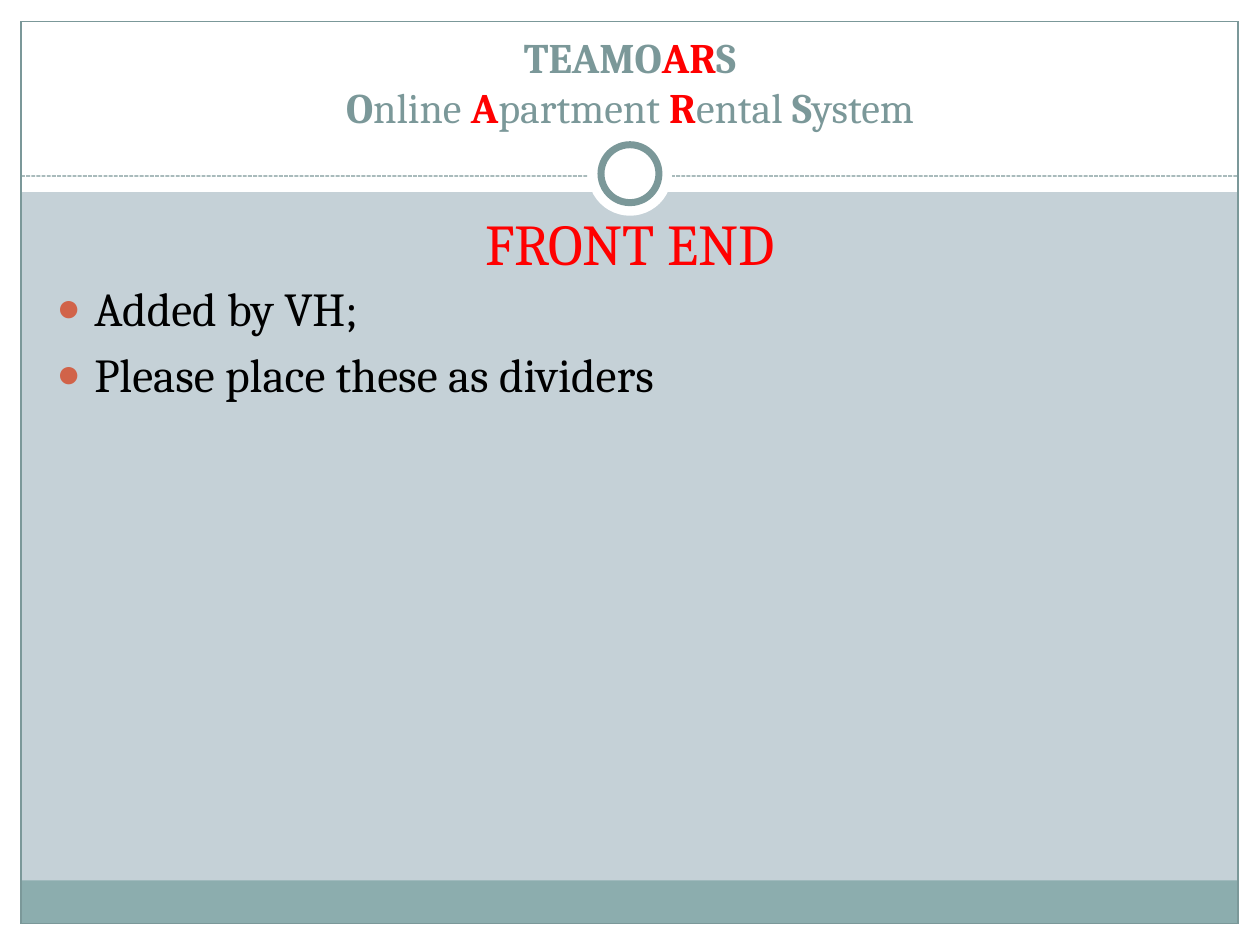
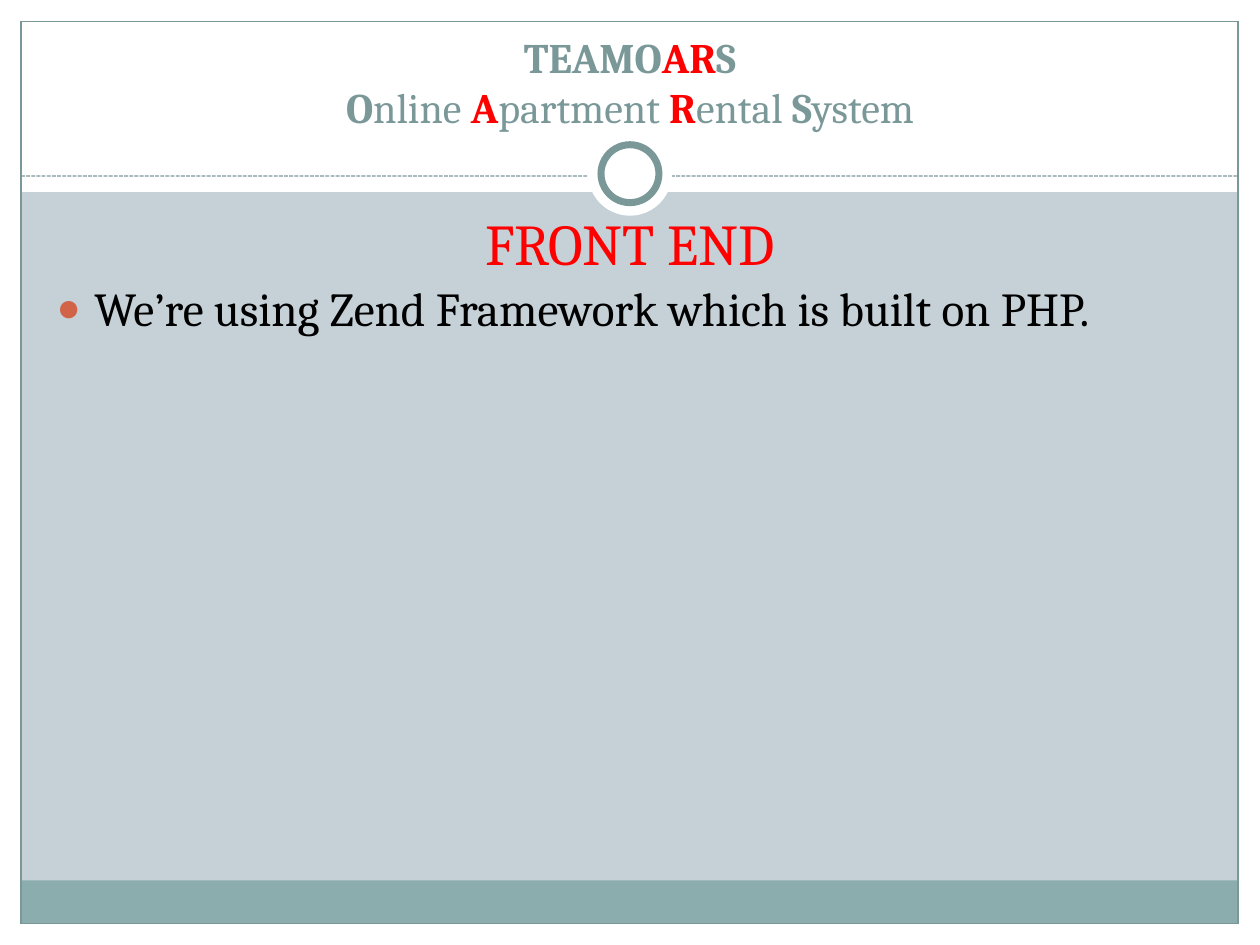
Before and after one commit to silva2972/OARS_PROJECT, a slide deck: slide 16 of TEAM PROJECT DELIVERABLES/TEAM5OARS.pptx. Drawn at 1260x945 pixels with LibreOffice and Linux fonts; fonts in the diff are those of the drawing. Boxes give left, top, right and bottom in pixels: in the first picture for what was removed or moved away, otherwise in the second. Text is boxed around its words. In the diff, an @@ line names an element or a change of style, - is before the commit and + after.

```diff
--- a/TEAM PROJECT DELIVERABLES/TEAM5OARS.pptx
+++ b/TEAM PROJECT DELIVERABLES/TEAM5OARS.pptx
@@ text at [94, 293, 1089, 336]: text changed @@
-● Added by VH;
-● Please place these as dividers
+● We’re using Zend Framework which is built on PHP.
```
Also in this commit, not shown: 1 other slide changed.
